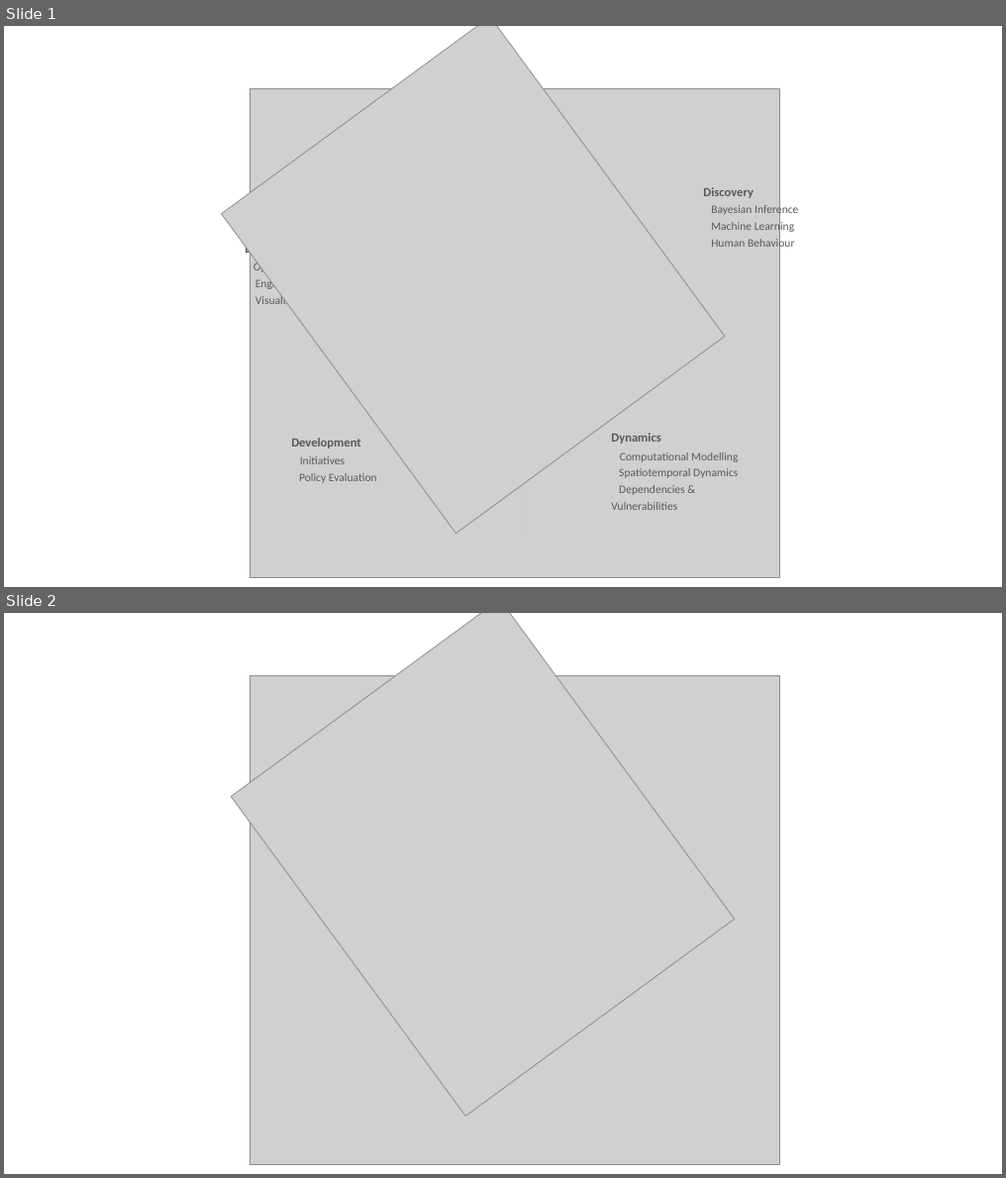
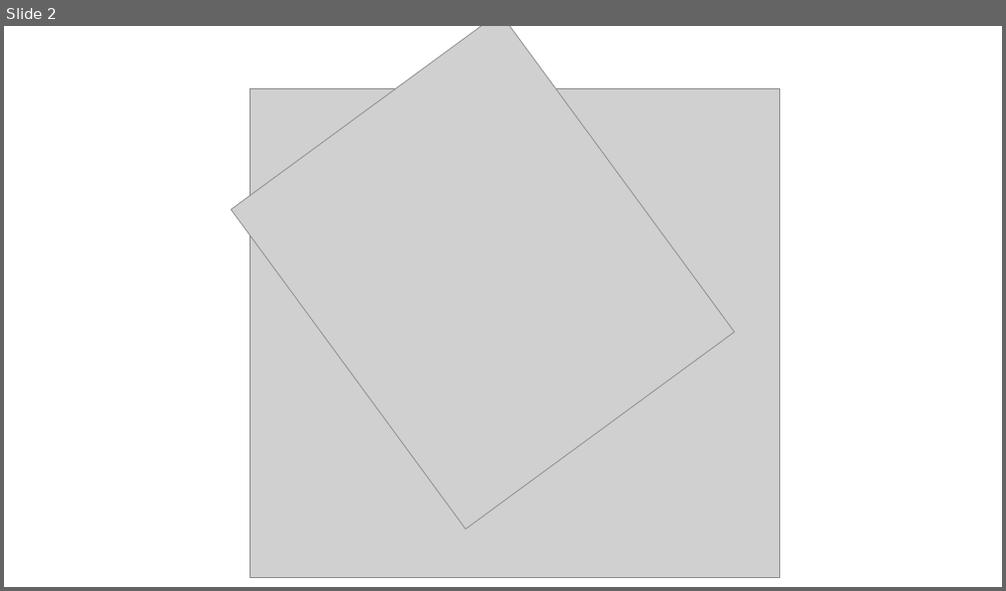
Before and after one commit to trivikverma/researchgroup, a slide deck: static/img/header.pptx. Shown one above the other, each under a label of ours: slides 1 and 2 before the commit, slide 2 after it. The pictures are 1006x1178 and 1006x591 pixels, drawn with LibreOffice and Linux fonts; fonts in the diff are those of the drawing; grey boxes stand for pictures. Boxes give left, top, right and bottom in pixels: in the first picture for what was removed or moved away, otherwise in the second. Text is boxed around its words. In the diff, an @@ line names an element or a change of style, - is before the commit and + after.

```diff
--- a/static/img/header.pptx
+++ b/static/img/header.pptx
@@ slide 1 removed at [4, 26, 1002, 587], background #FFFFFF @@
@@ picture removed at [222, 26, 725, 534] @@
@@ line removed from (527, 540) to (527, 79) @@
@@ picture removed at [250, 89, 779, 578] @@
@@ text removed at [703, 187, 798, 250] @@
-Discovery
-Bayesian Inference
-Machine Learning
-Human Behaviour
@@ text removed at [245, 246, 314, 307] @@
-Data
-Open Source GIS
-Engineering
-Visualisation
@@ line removed from (297, 332) to (755, 332) @@
@@ text removed at [291, 438, 377, 483] @@
-Development
-Initiatives
-Policy Evaluation
@@ text removed at [611, 433, 738, 510] @@
-Dynamics
-Computational Modelling
-Spatiotemporal Dynamics
-Dependencies & Vulnerabilities
```
Also in this commit, not shown: 1 slide added, 3 other files.
